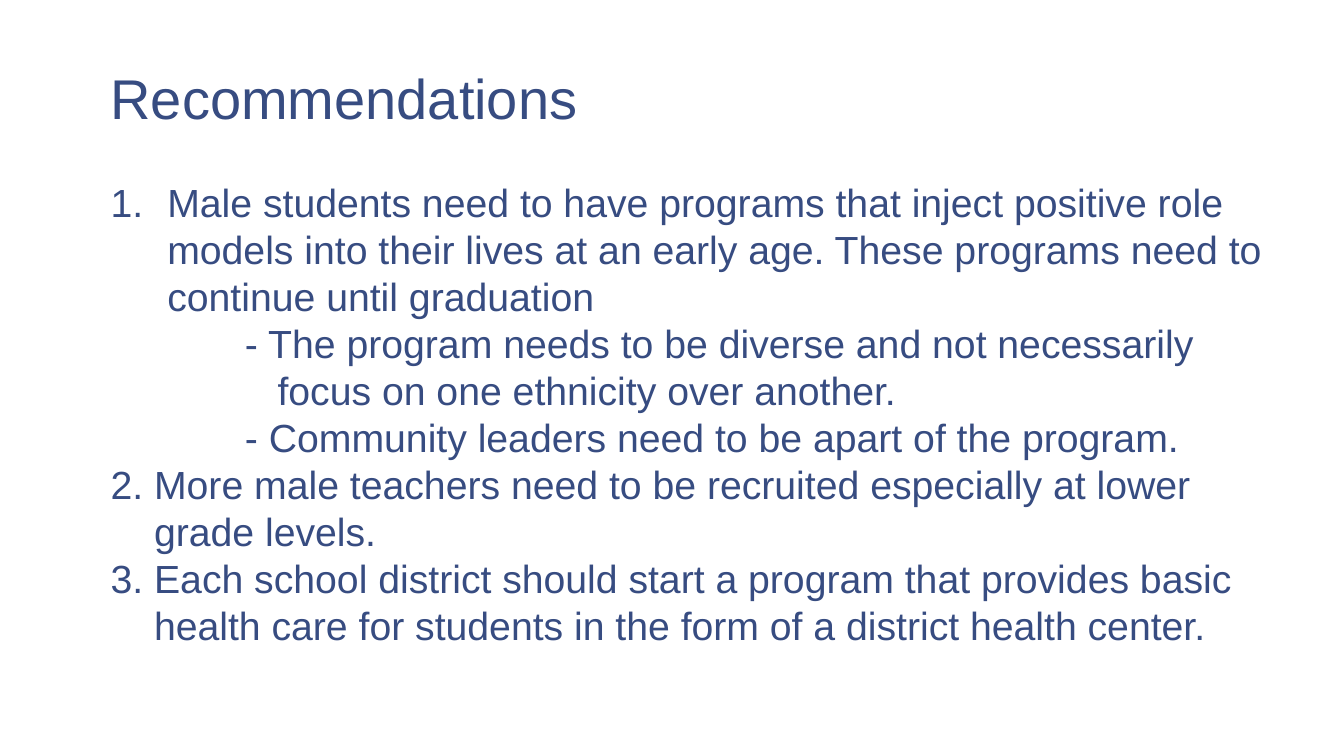
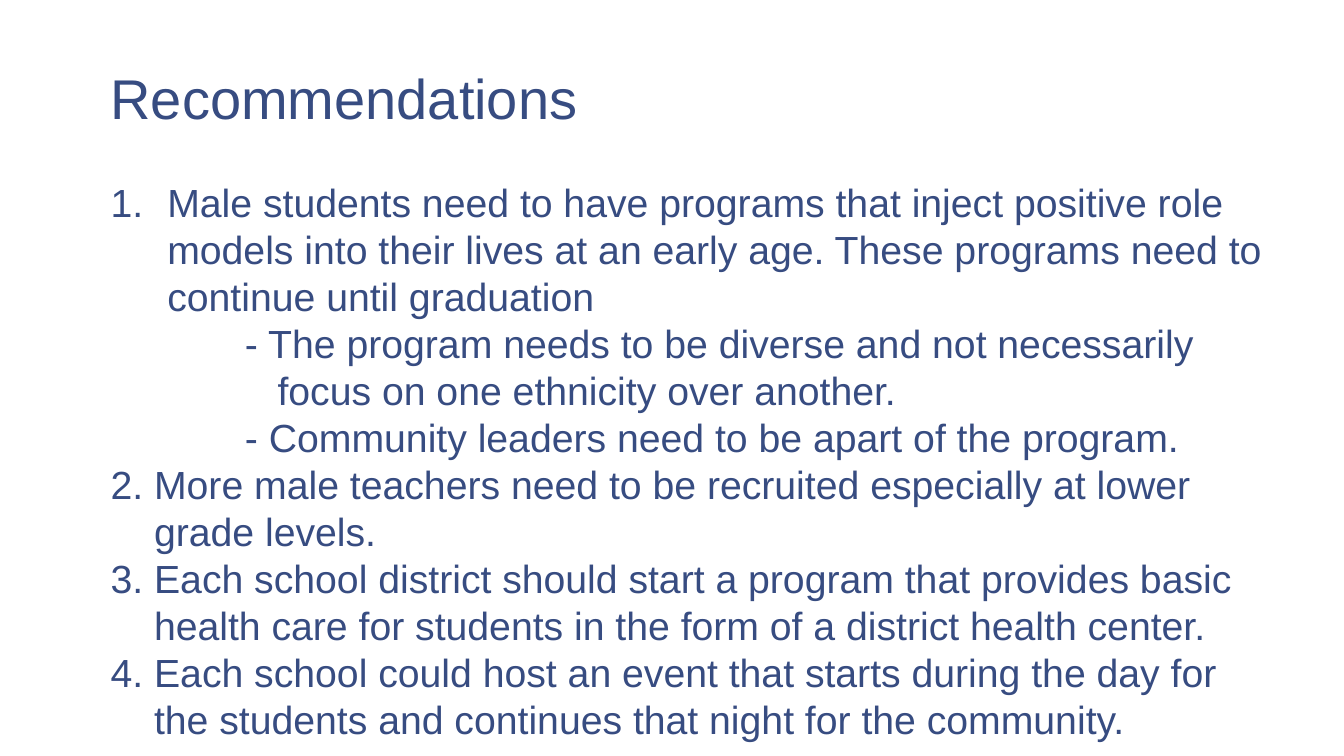
Before and after one commit to Lakerskb84/Capstone-2-, a slide deck: slide 11 of Predicting High School Graduation Rates.pptx (slide 10 before the commit). Drawn at 1344x756 pixels with LibreOffice and Linux fonts; fonts in the diff are those of the drawing; background and template pictures are left out. Boxes give left, top, right and bottom in pixels: in the first picture for what was removed or moved away, otherwise in the second. Text is boxed around its words. In the diff, an @@ line names an element or a change of style, - is before the commit and + after.

```diff
--- a/Predicting High School Graduation Rates.pptx
+++ b/Predicting High School Graduation Rates.pptx
@@ text at (111,658,1217,742): paragraphs added @@
+4. Each school could host an event that starts during the day for
+the students and continues that night for the community.
```
Also in this commit, not shown: 6 other slides changed, 1 slide added.
